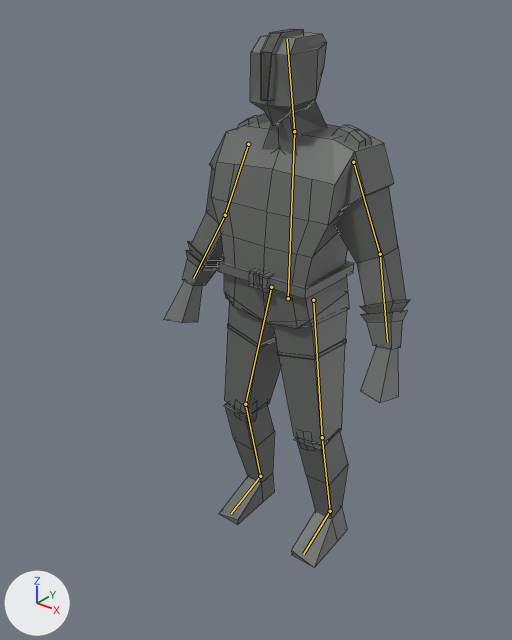
The Blender file models/EnemyModel/soldier.blend: old version first, new version second.
One viewpoint serves both versions: a 50 mm camera at (1.344, -1.861, 2.039) aimed at (-0.09, -0.068, 0.928). The axes (+X, +Y, +Z) are drawn at lower left. The lights are the same throughout. Both versions are drawn at frame 17 of the action 'run_loop'; the numbers are the values there. The bones that bend it are drawn over the model as lines. Mesh edges are drawn as thin lines.
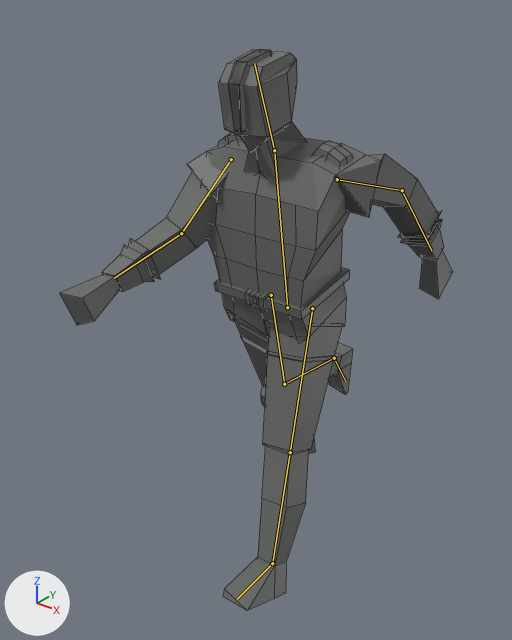
Boxes (x1, y1, x2, y2) around the edits, measured in the pictures (512 x 640 px):
'Cube', posed (59% wider)
    before: (163, 29, 410, 568)
    after: (59, 49, 453, 611)
bone 'body', root to tip
    before: (288, 298) to (294, 131)
    after: (287, 307) to (274, 150)
bone 'upperarm.l', root to tip
    before: (353, 162) to (380, 254)
    after: (337, 179) to (402, 190)
bone 'lowerarm.l', root to tip
    before: (380, 254) to (387, 342)
    after: (402, 190) to (431, 250)
bone 'upperarm.r', root to tip
    before: (248, 144) to (225, 215)
    after: (231, 159) to (181, 233)
bone 'lowerarm.r', root to tip
    before: (225, 215) to (193, 278)
    after: (181, 233) to (114, 278)
bone 'lowerleg.r', root to tip
    before: (245, 404) to (260, 476)
    after: (284, 384) to (334, 358)

What changed in the scene script:
```text
Change bone_body:
    where bone_body = bpy.data.objects['Armature'].pose.bones['body']
    bone_body.location: (0.0, -0.013, 0.0) -> (0.0, -0.049, -0.002)
    bone_body.rotation_quaternion: (1.0, 0.0, 0.0, 0.0) -> (0.996, 0.091, 0.0, 0.0)  # degrees (0, 0, 0) -> degrees (10, 0, 0)
Change bone_upperarm_l:
    where bone_upperarm_l = bpy.data.objects['Armature'].pose.bones['upperarm.l']  # child of 'body'
    bone_upperarm_l.rotation_quaternion: (1.0, 0.0, 0.0, -0.004) -> (0.851, -0.492, 0.173, -0.06)  # degrees (0, 0, 0) -> degrees (-62, 14, -16)
Change bone_lowerarm_l:
    where bone_lowerarm_l = bpy.data.objects['Armature'].pose.bones['lowerarm.l']  # child of 'upperarm.l'
    bone_lowerarm_l.rotation_quaternion: (1.0, 0.0, 0.0, 0.0) -> (0.977, 0.207, -0.048, 0.015)  # degrees (0, 0, 0) -> degrees (24, -6, 1)
Change bone_upperarm_r:
    where bone_upperarm_r = bpy.data.objects['Armature'].pose.bones['upperarm.r']  # child of 'body'
    bone_upperarm_r.rotation_quaternion: (1.0, 0.0, 0.0, 0.005) -> (0.906, 0.395, 0.131, 0.073)  # degrees (0, 0, 1) -> degrees (48, 10, 14)
Change bone_lowerarm_r:
    where bone_lowerarm_r = bpy.data.objects['Armature'].pose.bones['lowerarm.r']  # child of 'upperarm.r'
    bone_lowerarm_r.rotation_quaternion: (1.0, 0.0, 0.0, 0.0) -> (0.992, 0.121, 0.024, -0.008)  # degrees (0, 0, 0) -> degrees (14, 3, -1)
Change bone_lowerleg_r:
    where bone_lowerleg_r = bpy.data.objects['Armature'].pose.bones['lowerleg.r']  # child of 'upperleg.r'
    bone_lowerleg_r.rotation_quaternion: (1.0, 0.0, 0.0, 0.0) -> (0.947, -0.319, -0.015, -0.027)  # degrees (0, 0, 0) -> degrees (-37, -3, -2)
Change bone_iklegtarget_l:
    where bone_iklegtarget_l = bpy.data.objects['Armature'].pose.bones['iklegtarget.l']
    bone_iklegtarget_l.location: (0.0, 0.0, 0.0) -> (0.001, -0.386, 0.01)
    bone_iklegtarget_l.rotation_quaternion: (1.0, 0.0, 0.0, 0.0) -> (0.979, 0.205, 0.0, -0.013)  # degrees (0, 0, 0) -> degrees (24, 0, -1)
Change bone_iklegtarget_r:
    where bone_iklegtarget_r = bpy.data.objects['Armature'].pose.bones['iklegtarget.r']
    bone_iklegtarget_r.location: (0.0, 0.0, 0.0) -> (0.022, 0.547, -0.343)
    bone_iklegtarget_r.rotation_quaternion: (1.0, 0.0, 0.0, 0.0) -> (0.645, -0.763, 0.0, -0.048)  # degrees (0, 0, 0) -> degrees (-99, -4, -4)
```
